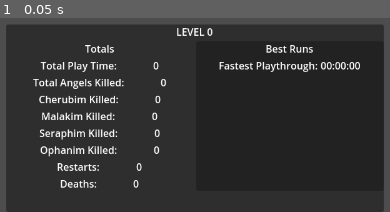
Above: before the commit, frame 1.
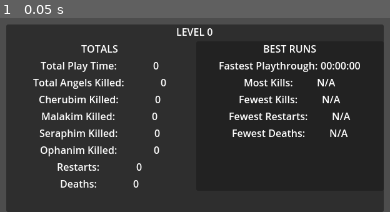
Above: after the commit, the same moment.

Repository: lucasrumney94/GodotGoneWild
Game: Godot game, scene res://UI/level_stats_container.tscn
The game is run twice, just before and just after one commit, with the same random seed, the same clock (stepped at 60 frames per second) and the same inputs. This scene is started directly instead of the project's main scene. The engine's default icon, where the game draws it, is replaced by a stand-in: a white triangle on a blue panel in a dark square. A sky picture missing from this copy of the repository is replaced by a grey-blue gradient.
Inputs:
- Up to frame 1 (0.05 s): no input

The runs differ from the first frame. In frame 1, 2.5% of the frame differs, in the area x 20-90%, y 13-62%.

Commit message:
Added some more stats stuff, almost there

Diff:
--- a/godot-wild-tower/Autoload/save_control.gd
+++ b/godot-wild-tower/Autoload/save_control.gd
@@ -106,6 +106,26 @@
 	return result
 
 
+func get_best_stat(level: int, stat_name: String):
+	if !save_data.has("stats"):
+		return -1
+
+	var level_string = "level_" + str(level)
+	if !save_data["stats"].has(level_string):
+		return -1
+	if save_data["stats"][level_string].has(stat_name):
+		return save_data["stats"][level_string][stat_name]
+	else:
+		return -1
+
+
+func get_best_stat_string(level: int, stat_name: String) -> String:
+	var stat = get_best_stat(level, stat_name)
+	if stat < 0:
+		return "N/A"
+	else: return str(stat)
+
+
 #ADD STAT TO SAVE_DATA, RETURN TRUE IF IS NEW HIGH SCORE
 func add_stat(level: int, stat_name: String, value) -> bool:
 	if !save_data.has("stats"):
@@ -135,6 +155,18 @@
 			save_data["stats"][level_string][enemy] = get_stat(level, enemy) + 1
 		"restart", "death":
 			save_data["stats"][level_string][stat_name] = current_saved_value + 1
+		"most_kills":
+			var current_best = get_best_stat(level, stat_name)
+			if current_best < 0 || (current_best > 0 && current_best < value):
+				save_data["stats"][level_string][stat_name] = value
+				save()
+				return true
+		"fewest_kills", "fewest_restarts", "fewest_deaths":
+			var current_best = get_best_stat(level, stat_name)
+			if current_best < 0 || (current_best > 0 && current_best > value):
+				save_data["stats"][level_string][stat_name] = value
+				save()
+				return true
 		_: #DEFAULT
 			print(stat_name + " IS NOT A STAT NAME KNOWN TO SAVE CONTROL")
 
--- a/godot-wild-tower/Objects/Enemies/projectile.gd
+++ b/godot-wild-tower/Objects/Enemies/projectile.gd
@@ -17,7 +17,7 @@
 		queue_free()
 
 
-func on_body_entered(body: Node3D):
+func on_body_entered(_body: Node3D):
 	impact()
 
 
--- a/godot-wild-tower/Objects/Environment/falling_platform.gd
+++ b/godot-wild-tower/Objects/Environment/falling_platform.gd
@@ -12,7 +12,7 @@
 	$Timer.wait_time = fall_delay
 
 
-func on_body_entered(body):
+func on_body_entered(_body):
 	if falling: return
 
 	$Timer.start()
--- a/godot-wild-tower/UI/level_stats_container.gd
+++ b/godot-wild-tower/UI/level_stats_container.gd
@@ -3,7 +3,7 @@
 
 func populate_stats(level_index: int):
 	%LevelLabel.text = "Level " + str(level_index + 1)
-	%FastestPlayLabel.text = Constants.format_time(SaveControl.get_stat(level_index, "best_time"))
+	#TOTALS STATS
 	%TotalTimeLabel.text = Constants.format_time(SaveControl.get_stat(level_index, "time"))
 	%AngelsKilledLabel.text = str(SaveControl.get_stat(level_index, "kill"))
 	%CherubimKilledLabel.text = str(SaveControl.get_stat(level_index, "kill" + str(Constants.EnemyType.CHERUBIM)))
@@ -12,3 +12,10 @@
 	%OphanimKilledLabel.text = str(SaveControl.get_stat(level_index, "kill" + str(Constants.EnemyType.OPHANIM)))
 	%RestartsLabel.text = str(SaveControl.get_stat(level_index, "restart"))
 	%DeathsLabel.text = str(SaveControl.get_stat(level_index, "death"))
+
+	#BEST STATS
+	%FastestPlayLabel.text = Constants.format_time(SaveControl.get_stat(level_index, "best_time"))
+	%MostKillsLabel.text = SaveControl.get_best_stat_string(level_index, "most_kills")
+	%FewestKillsLabel.text = SaveControl.get_best_stat_string(level_index, "fewest_kills")
+	%FewestRestartsLabel.text = SaveControl.get_best_stat_string(level_index, "fewest_restarts")
+	%FewestDeathsLabel.text = SaveControl.get_best_stat_string(level_index, "fewest_deaths")
--- a/godot-wild-tower/UI/level_stats_container.tscn
+++ b/godot-wild-tower/UI/level_stats_container.tscn
@@ -30,129 +30,130 @@
 layout_mode = 2
 alignment = 1
 
-[node name="VBoxContainer" type="VBoxContainer" parent="VBoxContainer/HBoxContainer"]
+[node name="TotalsContainer" type="VBoxContainer" parent="VBoxContainer/HBoxContainer"]
 custom_minimum_size = Vector2(300, 0)
 layout_mode = 2
 
-[node name="Label" type="Label" parent="VBoxContainer/HBoxContainer/VBoxContainer"]
+[node name="Label" type="Label" parent="VBoxContainer/HBoxContainer/TotalsContainer"]
 layout_mode = 2
 text = "Totals"
 horizontal_alignment = 1
-
-[node name="HBoxContainer15" type="HBoxContainer" parent="VBoxContainer/HBoxContainer/VBoxContainer"]
-layout_mode = 2
-alignment = 1
-
-[node name="Label" type="Label" parent="VBoxContainer/HBoxContainer/VBoxContainer/HBoxContainer15"]
+uppercase = true
+
+[node name="HBoxContainer15" type="HBoxContainer" parent="VBoxContainer/HBoxContainer/TotalsContainer"]
+layout_mode = 2
+alignment = 1
+
+[node name="Label" type="Label" parent="VBoxContainer/HBoxContainer/TotalsContainer/HBoxContainer15"]
 layout_mode = 2
 text = "Total Play Time:"
 
-[node name="TotalTimeLabel" type="Label" parent="VBoxContainer/HBoxContainer/VBoxContainer/HBoxContainer15"]
-unique_name_in_owner = true
-custom_minimum_size = Vector2(64, 0)
-layout_mode = 2
-text = "0"
-horizontal_alignment = 2
-
-[node name="HBoxContainer9" type="HBoxContainer" parent="VBoxContainer/HBoxContainer/VBoxContainer"]
-layout_mode = 2
-alignment = 1
-
-[node name="Label" type="Label" parent="VBoxContainer/HBoxContainer/VBoxContainer/HBoxContainer9"]
+[node name="TotalTimeLabel" type="Label" parent="VBoxContainer/HBoxContainer/TotalsContainer/HBoxContainer15"]
+unique_name_in_owner = true
+custom_minimum_size = Vector2(64, 0)
+layout_mode = 2
+text = "0"
+horizontal_alignment = 2
+
+[node name="HBoxContainer9" type="HBoxContainer" parent="VBoxContainer/HBoxContainer/TotalsContainer"]
+layout_mode = 2
+alignment = 1
+
+[node name="Label" type="Label" parent="VBoxContainer/HBoxContainer/TotalsContainer/HBoxContainer9"]
 layout_mode = 2
 text = "Total Angels Killed:"
 
-[node name="AngelsKilledLabel" type="Label" parent="VBoxContainer/HBoxContainer/VBoxContainer/HBoxContainer9"]
-unique_name_in_owner = true
-custom_minimum_size = Vector2(64, 0)
-layout_mode = 2
-text = "0"
-horizontal_alignment = 2
-
-[node name="HBoxContainer10" type="HBoxContainer" parent="VBoxContainer/HBoxContainer/VBoxContainer"]
-layout_mode = 2
-alignment = 1
-
-[node name="Label" type="Label" parent="VBoxContainer/HBoxContainer/VBoxContainer/HBoxContainer10"]
+[node name="AngelsKilledLabel" type="Label" parent="VBoxContainer/HBoxContainer/TotalsContainer/HBoxContainer9"]
+unique_name_in_owner = true
+custom_minimum_size = Vector2(64, 0)
+layout_mode = 2
+text = "0"
+horizontal_alignment = 2
+
+[node name="HBoxContainer10" type="HBoxContainer" parent="VBoxContainer/HBoxContainer/TotalsContainer"]
+layout_mode = 2
+alignment = 1
+
+[node name="Label" type="Label" parent="VBoxContainer/HBoxContainer/TotalsContainer/HBoxContainer10"]
 layout_mode = 2
 text = "Cherubim Killed:"
 
-[node name="CherubimKilledLabel" type="Label" parent="VBoxContainer/HBoxContainer/VBoxContainer/HBoxContainer10"]
-unique_name_in_owner = true
-custom_minimum_size = Vector2(64, 0)
-layout_mode = 2
-text = "0"
-horizontal_alignment = 2
-
-[node name="HBoxContainer11" type="HBoxContainer" parent="VBoxContainer/HBoxContainer/VBoxContainer"]
-layout_mode = 2
-alignment = 1
-
-[node name="Label" type="Label" parent="VBoxContainer/HBoxContainer/VBoxContainer/HBoxContainer11"]
+[node name="CherubimKilledLabel" type="Label" parent="VBoxContainer/HBoxContainer/TotalsContainer/HBoxContainer10"]
+unique_name_in_owner = true
+custom_minimum_size = Vector2(64, 0)
+layout_mode = 2
+text = "0"
+horizontal_alignment = 2
+
+[node name="HBoxContainer11" type="HBoxContainer" parent="VBoxContainer/HBoxContainer/TotalsContainer"]
+layout_mode = 2
+alignment = 1
+
+[node name="Label" type="Label" parent="VBoxContainer/HBoxContainer/TotalsContainer/HBoxContainer11"]
 layout_mode = 2
 text = "Malakim Killed:"
 
-[node name="MalakimKilledLabel" type="Label" parent="VBoxContainer/HBoxContainer/VBoxContainer/HBoxContainer11"]
-unique_name_in_owner = true
-custom_minimum_size = Vector2(64, 0)
-layout_mode = 2
-text = "0"
-horizontal_alignment = 2
-
-[node name="HBoxContainer12" type="HBoxContainer" parent="VBoxContainer/HBoxContainer/VBoxContainer"]
-layout_mode = 2
-alignment = 1
-
-[node name="Label" type="Label" parent="VBoxContainer/HBoxContainer/VBoxContainer/HBoxContainer12"]
+[node name="MalakimKilledLabel" type="Label" parent="VBoxContainer/HBoxContainer/TotalsContainer/HBoxContainer11"]
+unique_name_in_owner = true
+custom_minimum_size = Vector2(64, 0)
+layout_mode = 2
+text = "0"
+horizontal_alignment = 2
+
+[node name="HBoxContainer12" type="HBoxContainer" parent="VBoxContainer/HBoxContainer/TotalsContainer"]
+layout_mode = 2
+alignment = 1
+
+[node name="Label" type="Label" parent="VBoxContainer/HBoxContainer/TotalsContainer/HBoxContainer12"]
 layout_mode = 2
 text = "Seraphim Killed:"
 
-[node name="SeraphimKilledLabel" type="Label" parent="VBoxContainer/HBoxContainer/VBoxContainer/HBoxContainer12"]
-unique_name_in_owner = true
-custom_minimum_size = Vector2(64, 0)
-layout_mode = 2
-text = "0"
-horizontal_alignment = 2
-
-[node name="HBoxContainer7" type="HBoxContainer" parent="VBoxContainer/HBoxContainer/VBoxContainer"]
-layout_mode = 2
-alignment = 1
-
-[node name="Label" type="Label" parent="VBoxContainer/HBoxContainer/VBoxContainer/HBoxContainer7"]
+[node name="SeraphimKilledLabel" type="Label" parent="VBoxContainer/HBoxContainer/TotalsContainer/HBoxContainer12"]
+unique_name_in_owner = true
+custom_minimum_size = Vector2(64, 0)
+layout_mode = 2
+text = "0"
+horizontal_alignment = 2
+
+[node name="HBoxContainer7" type="HBoxContainer" parent="VBoxContainer/HBoxContainer/TotalsContainer"]
+layout_mode = 2
+alignment = 1
+
+[node name="Label" type="Label" parent="VBoxContainer/HBoxContainer/TotalsContainer/HBoxContainer7"]
 layout_mode = 2
 text = "Ophanim Killed:"
 
-[node name="OphanimKilledLabel" type="Label" parent="VBoxContainer/HBoxContainer/VBoxContainer/HBoxContainer7"]
-unique_name_in_owner = true
-custom_minimum_size = Vector2(64, 0)
-layout_mode = 2
-text = "0"
-horizontal_alignment = 2
-
-[node name="HBoxContainer13" type="HBoxContainer" parent="VBoxContainer/HBoxContainer/VBoxContainer"]
-layout_mode = 2
-alignment = 1
-
-[node name="Label" type="Label" parent="VBoxContainer/HBoxContainer/VBoxContainer/HBoxContainer13"]
+[node name="OphanimKilledLabel" type="Label" parent="VBoxContainer/HBoxContainer/TotalsContainer/HBoxContainer7"]
+unique_name_in_owner = true
+custom_minimum_size = Vector2(64, 0)
+layout_mode = 2
+text = "0"
+horizontal_alignment = 2
+
+[node name="HBoxContainer13" type="HBoxContainer" parent="VBoxContainer/HBoxContainer/TotalsContainer"]
+layout_mode = 2
+alignment = 1
+
+[node name="Label" type="Label" parent="VBoxContainer/HBoxContainer/TotalsContainer/HBoxContainer13"]
 layout_mode = 2
 text = "Restarts:"
 
-[node name="RestartsLabel" type="Label" parent="VBoxContainer/HBoxContainer/VBoxContainer/HBoxContainer13"]
-unique_name_in_owner = true
-custom_minimum_size = Vector2(64, 0)
-layout_mode = 2
-text = "0"
-horizontal_alignment = 2
-
-[node name="HBoxContainer14" type="HBoxContainer" parent="VBoxContainer/HBoxContainer/VBoxContainer"]
-layout_mode = 2
-alignment = 1
-
-[node name="Label" type="Label" parent="VBoxContainer/HBoxContainer/VBoxContainer/HBoxContainer14"]
+[node name="RestartsLabel" type="Label" parent="VBoxContainer/HBoxContainer/TotalsContainer/HBoxContainer13"]
+unique_name_in_owner = true
+custom_minimum_size = Vector2(64, 0)
+layout_mode = 2
+text = "0"
+horizontal_alignment = 2
+
+[node name="HBoxContainer14" type="HBoxContainer" parent="VBoxContainer/HBoxContainer/TotalsContainer"]
+layout_mode = 2
+alignment = 1
+
+[node name="Label" type="Label" parent="VBoxContainer/HBoxContainer/TotalsContainer/HBoxContainer14"]
 layout_mode = 2
 text = "Deaths:"
 
-[node name="DeathsLabel" type="Label" parent="VBoxContainer/HBoxContainer/VBoxContainer/HBoxContainer14"]
+[node name="DeathsLabel" type="Label" parent="VBoxContainer/HBoxContainer/TotalsContainer/HBoxContainer14"]
 unique_name_in_owner = true
 custom_minimum_size = Vector2(64, 0)
 layout_mode = 2
@@ -162,26 +163,87 @@
 [node name="PanelContainer" type="PanelContainer" parent="VBoxContainer/HBoxContainer"]
 layout_mode = 2
 
-[node name="VBoxContainer2" type="VBoxContainer" parent="VBoxContainer/HBoxContainer/PanelContainer"]
+[node name="BestRunsContainer" type="VBoxContainer" parent="VBoxContainer/HBoxContainer/PanelContainer"]
 custom_minimum_size = Vector2(300, 0)
 layout_mode = 2
 
-[node name="Label" type="Label" parent="VBoxContainer/HBoxContainer/PanelContainer/VBoxContainer2"]
+[node name="Label" type="Label" parent="VBoxContainer/HBoxContainer/PanelContainer/BestRunsContainer"]
 layout_mode = 2
 text = "Best Runs"
 horizontal_alignment = 1
-
-[node name="HBoxContainer8" type="HBoxContainer" parent="VBoxContainer/HBoxContainer/PanelContainer/VBoxContainer2"]
-layout_mode = 2
-alignment = 1
-
-[node name="Label" type="Label" parent="VBoxContainer/HBoxContainer/PanelContainer/VBoxContainer2/HBoxContainer8"]
+uppercase = true
+
+[node name="HBoxContainer8" type="HBoxContainer" parent="VBoxContainer/HBoxContainer/PanelContainer/BestRunsContainer"]
+layout_mode = 2
+alignment = 1
+
+[node name="Label" type="Label" parent="VBoxContainer/HBoxContainer/PanelContainer/BestRunsContainer/HBoxContainer8"]
 layout_mode = 2
 text = "Fastest Playthrough:"
 
-[node name="FastestPlayLabel" type="Label" parent="VBoxContainer/HBoxContainer/PanelContainer/VBoxContainer2/HBoxContainer8"]
+[node name="FastestPlayLabel" type="Label" parent="VBoxContainer/HBoxContainer/PanelContainer/BestRunsContainer/HBoxContainer8"]
 unique_name_in_owner = true
 custom_minimum_size = Vector2(64, 0)
 layout_mode = 2
 text = "00:00:00"
 horizontal_alignment = 2
+
+[node name="HBoxContainer9" type="HBoxContainer" parent="VBoxContainer/HBoxContainer/PanelContainer/BestRunsContainer"]
+layout_mode = 2
+alignment = 1
+
+[node name="Label" type="Label" parent="VBoxContainer/HBoxContainer/PanelContainer/BestRunsContainer/HBoxContainer9"]
+layout_mode = 2
+text = "Most Kills:"
+
+[node name="MostKillsLabel" type="Label" parent="VBoxContainer/HBoxContainer/PanelContainer/BestRunsContainer/HBoxContainer9"]
+unique_name_in_owner = true
+custom_minimum_size = Vector2(64, 0)
+layout_mode = 2
+text = "N/A"
+horizontal_alignment = 2
+
+[node name="HBoxContainer10" type="HBoxContainer" parent="VBoxContainer/HBoxContainer/PanelContainer/BestRunsContainer"]
+layout_mode = 2
+alignment = 1
+
+[node name="Label" type="Label" parent="VBoxContainer/HBoxContainer/PanelContainer/BestRunsContainer/HBoxContainer10"]
+layout_mode = 2
+text = "Fewest Kills:"
+
+[node name="FewestKillsLabel" type="Label" parent="VBoxContainer/HBoxContainer/PanelContainer/BestRunsContainer/HBoxContainer10"]
+unique_name_in_owner = true
+custom_minimum_size = Vector2(64, 0)
+layout_mode = 2
+text = "N/A"
+horizontal_alignment = 2
+
+[node name="HBoxContainer11" type="HBoxContainer" parent="VBoxContainer/HBoxContainer/PanelContainer/BestRunsContainer"]
+layout_mode = 2
+alignment = 1
+
+[node name="Label" type="Label" parent="VBoxContainer/HBoxContainer/PanelContainer/BestRunsContainer/HBoxContainer11"]
+layout_mode = 2
+text = "Fewest Restarts:"
+
+[node name="FewestRestartsLabel" type="Label" parent="VBoxContainer/HBoxContainer/PanelContainer/BestRunsContainer/HBoxContainer11"]
+unique_name_in_owner = true
+custom_minimum_size = Vector2(64, 0)
+layout_mode = 2
+text = "N/A"
+horizontal_alignment = 2
+
+[node name="HBoxContainer12" type="HBoxContainer" parent="VBoxContainer/HBoxContainer/PanelContainer/BestRunsContainer"]
+layout_mode = 2
+alignment = 1
+
+[node name="Label" type="Label" parent="VBoxContainer/HBoxContainer/PanelContainer/BestRunsContainer/HBoxContainer12"]
+layout_mode = 2
+text = "Fewest Deaths:"
+
+[node name="FewestDeathsLabel" type="Label" parent="VBoxContainer/HBoxContainer/PanelContainer/BestRunsContainer/HBoxContainer12"]
+unique_name_in_owner = true
+custom_minimum_size = Vector2(64, 0)
+layout_mode = 2
+text = "N/A"
+horizontal_alignment = 2
